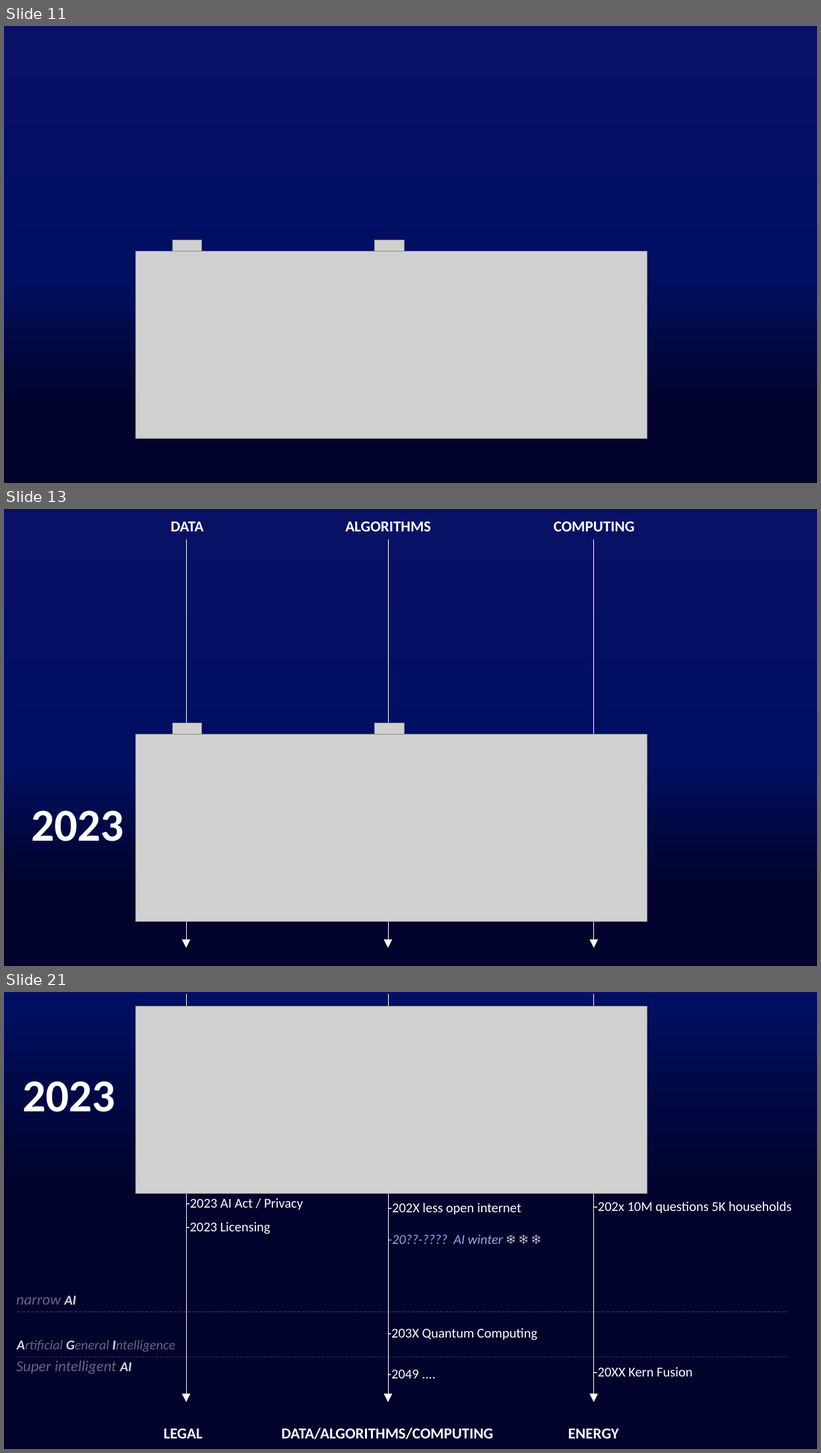
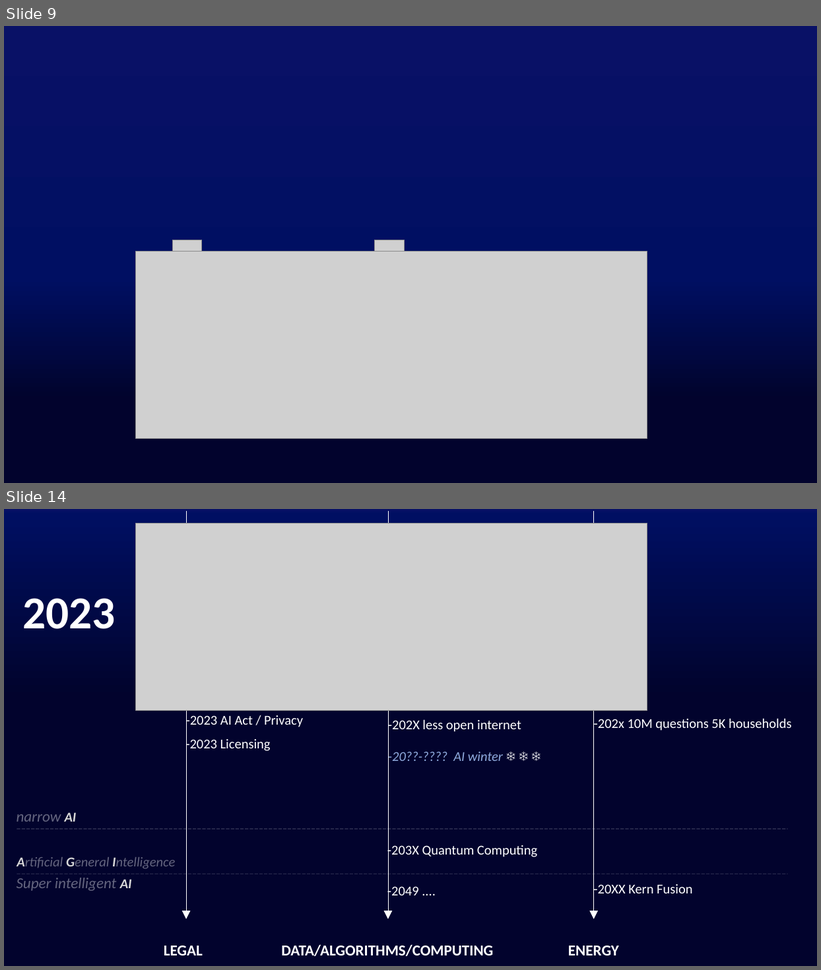
Before and after one commit to Fpadt/AI, a slide deck: pptx/pptx.pptm. Shown one above the other, each under a label of ours: slides 11, 13 and 21 before the commit, slides 9 and 14 after it; the slides between them are not shown. The pictures are 821x1453 and 821x970 pixels, drawn with LibreOffice and Linux fonts; fonts in the diff are those of the drawing; grey boxes stand for pictures. Boxes give left, top, right and bottom in pixels: in the first picture for what was removed or moved away, otherwise in the second. Text is boxed around its words. In the diff, an @@ line names an element or a change of style, - is before the commit and + after.

```diff
--- a/pptx/pptx.pptm
+++ b/pptx/pptx.pptm
@@ slide 13 removed at (4, 509, 817, 966), background gradient #02032D to #01042E to #000F62 to #091166 @@
@@ text removed at (171, 522, 204, 531) @@
-DATA
@@ text removed at (345, 522, 431, 531) @@
-ALGORITHMS
@@ text removed at (554, 522, 635, 531) @@
-COMPUTING
@@ arrow removed from (186, 539) to (186, 948) @@
@@ arrow removed from (388, 539) to (388, 948) @@
@@ arrow removed from (594, 539) to (594, 948) @@
@@ picture removed at (172, 723, 201, 734) @@
@@ picture removed at (375, 723, 404, 734) @@
@@ picture removed at (136, 734, 648, 922) @@
@@ text removed at (32, 811, 124, 842) @@
-2023
@@ what was slide 11 is now slide 9 @@
@@ what was slide 21 is now slide 14 @@
```
Also in this commit, not shown: 10 slides changed, 11 slides added, 7 other slides removed.
